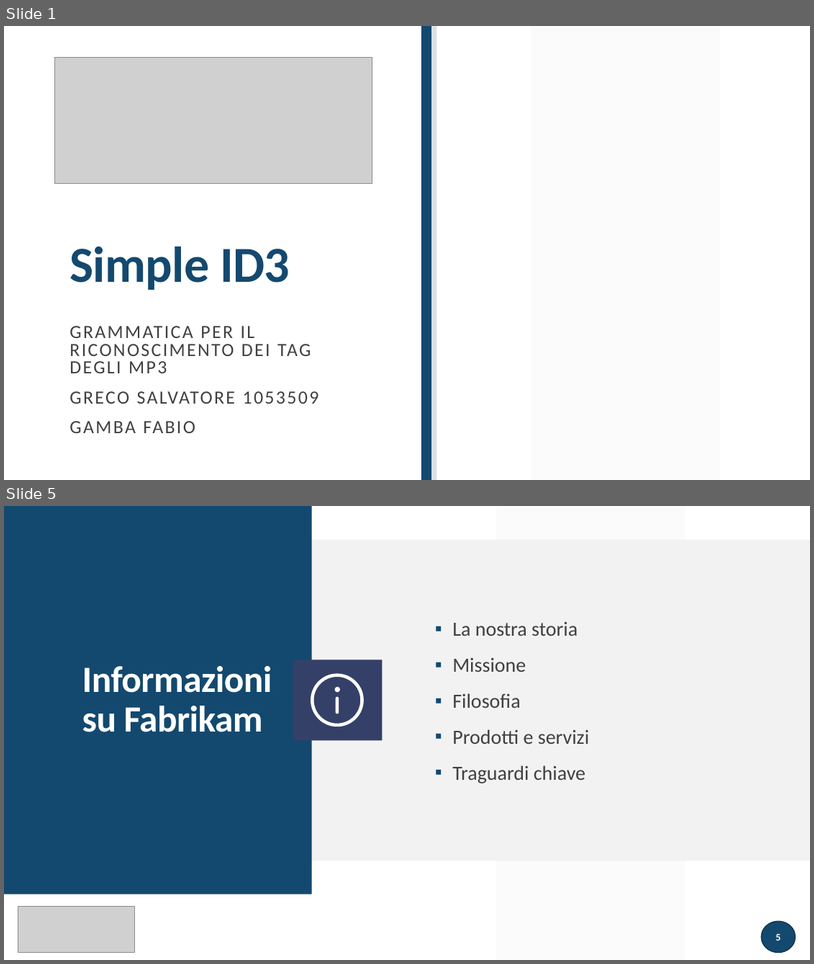
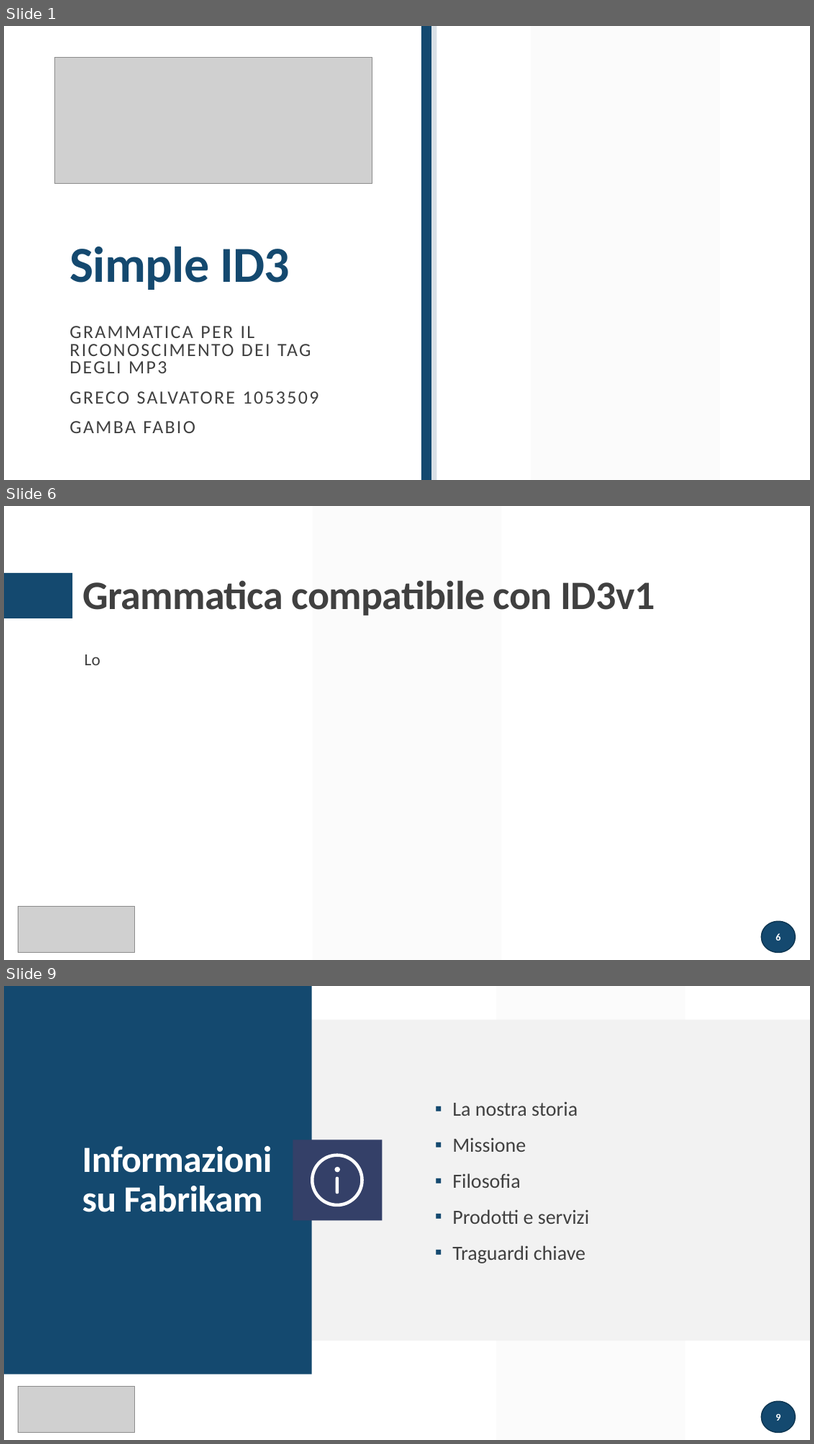
Before and after one commit to atusghen/SimpleID3, a slide deck: presentazione.pptx. Shown one above the other, each under a label of ours: slides 1 and 5 before the commit, slides 1, 6 and 9 after it; the slides between them are not shown. The pictures are 814x964 and 814x1444 pixels, drawn with LibreOffice and Linux fonts; fonts in the diff are those of the drawing; grey boxes stand for pictures. Boxes give left, top, right and bottom in pixels: in the first picture for what was removed or moved away, otherwise in the second. Text is boxed around its words. In the diff, an @@ line names an element or a change of style, - is before the commit and + after.

```diff
--- a/presentazione.pptx
+++ b/presentazione.pptx
@@ slide 6 added at [4, 506, 810, 960], background #FFFFFF @@
@@ parallelogram added at [313, 506, 502, 960], fill #F2F2F2 at 30% opacity @@
@@ rectangle added at [4, 573, 72, 618], fill #14496F @@
@@ title added at [82, 580, 655, 615], 48 pt, text #404040, bold @@
+Grammatica compatibile con ID3v1
@@ text added at [85, 654, 100, 665], 20 pt, text #404040 @@
+Lo
@@ picture added at [18, 906, 135, 952] @@
@@ page number added at [762, 921, 796, 952], fill #14496F, outline #0F3652 1.25 pt, 12 pt, text #FFFFFF, bold @@
+6
@@ what was slide 5 is now slide 9 @@
```
Also in this commit, not shown: 2 slides changed, 4 other slides added, 1 slide removed.
